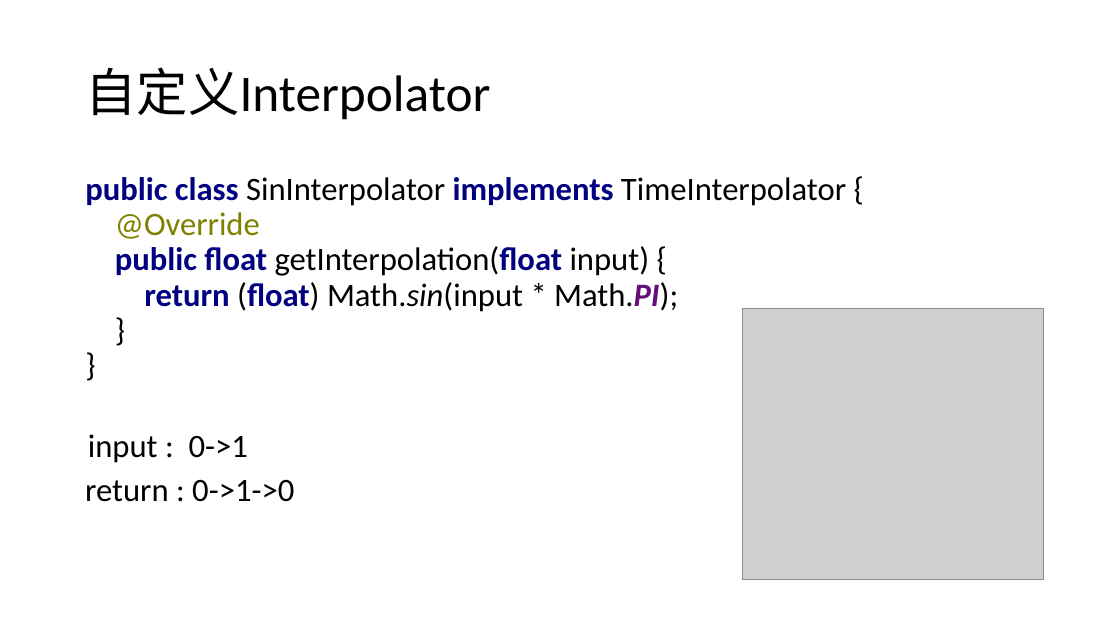
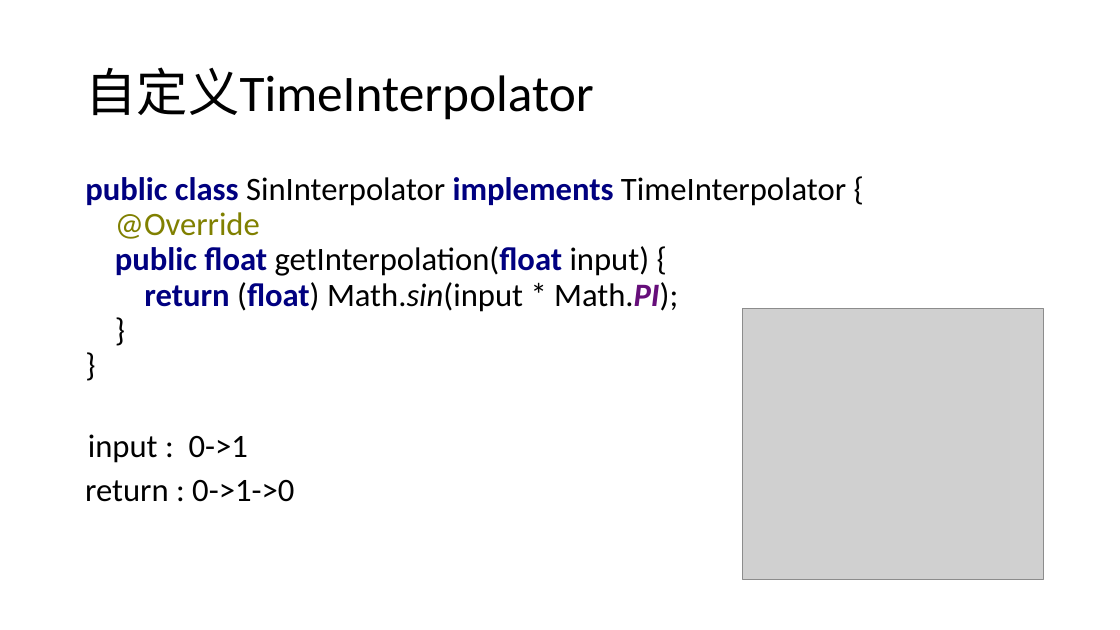
Before and after one commit to hua3505/Share, a slide deck: slide 15 of AnimationSkillShare/动画实用技巧.pptx (slide 11 before the commit). Drawn at 1120x630 pixels with LibreOffice and Linux fonts; fonts in the diff are those of the drawing; grey boxes stand for pictures. Boxes give left, top, right and bottom in pixels: in the first picture for what was removed or moved away, otherwise in the second. Text is boxed around its words. In the diff, an @@ line names an element or a change of style, - is before the commit and + after.

```diff
--- a/AnimationSkillShare/动画实用技巧.pptx
+++ b/AnimationSkillShare/动画实用技巧.pptx
@@ title at box(85, 67, 593, 120): text changed @@
-自定义Interpolator
+自定义TimeInterpolator
```
Also in this commit, not shown: 9 slides added, 1 slide removed, 9 other files.
